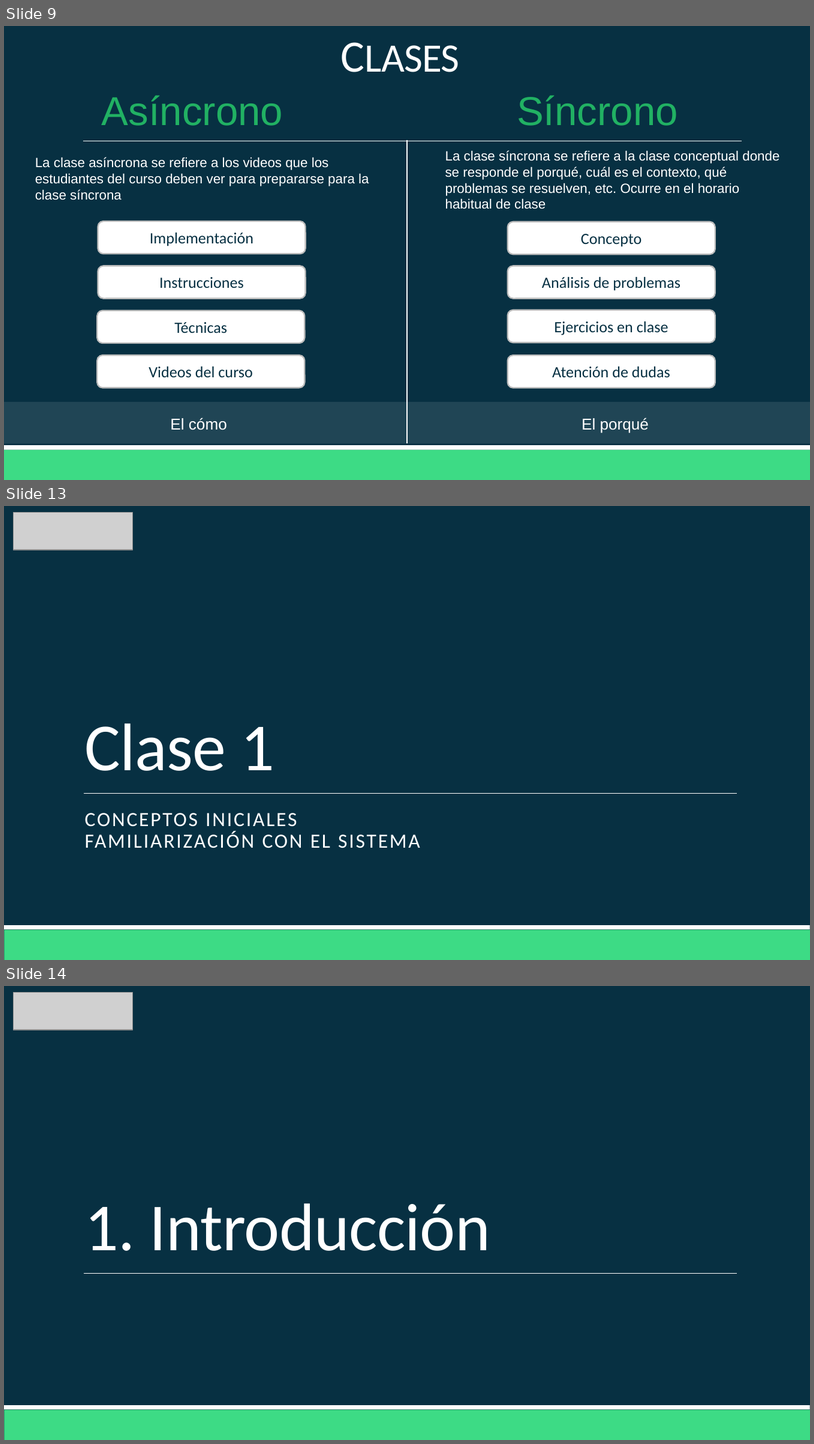
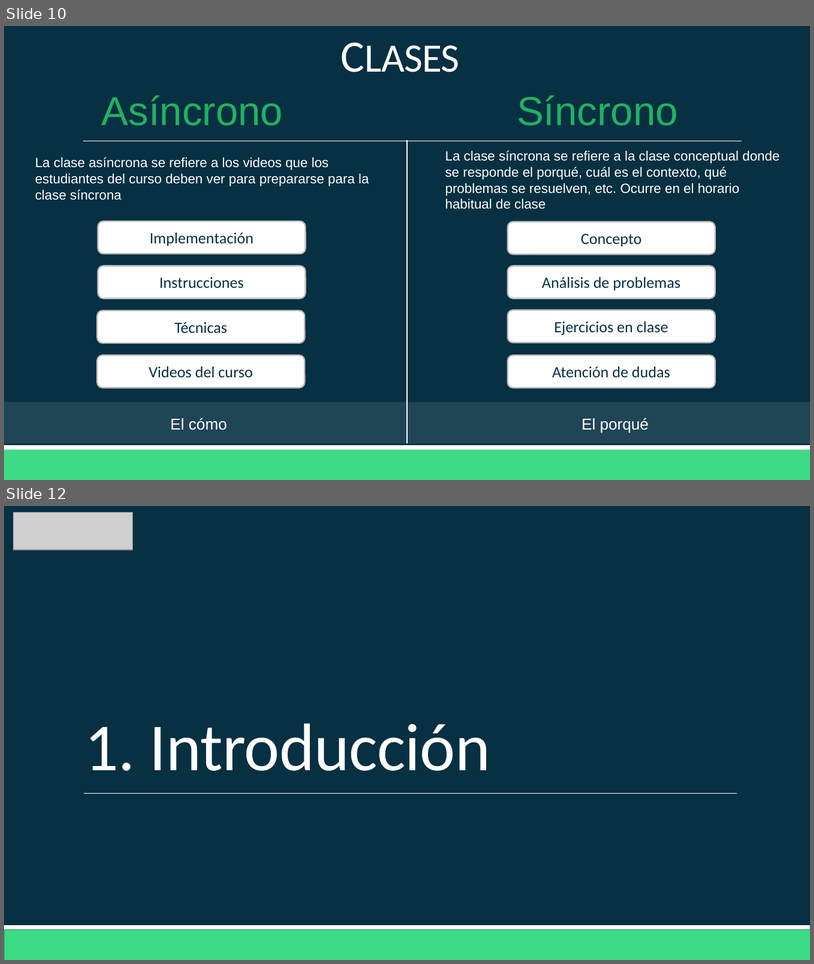
Before and after one commit to Domiciano/AppMoviles212, a slide deck: Semana 1/Clase 1 Curso.pptx. Shown one above the other, each under a label of ours: slides 9, 13 and 14 before the commit, slides 10 and 12 after it; the slides between them are not shown. The pictures are 814x1444 and 814x964 pixels, drawn with LibreOffice and Linux fonts; fonts in the diff are those of the drawing; grey boxes stand for pictures. Boxes give left, top, right and bottom in pixels: in the first picture for what was removed or moved away, otherwise in the second. Text is boxed around its words. In the diff, an @@ line names an element or a change of style, - is before the commit and + after.

```diff
--- a/Semana 1/Clase 1 Curso.pptx
+++ b/Semana 1/Clase 1 Curso.pptx
@@ slide 13 removed at [4,506,810,960], background #073042; not listed: 3 template elements that a slide beside it also shows @@
@@ picture removed at [14,513,133,550] @@
@@ title removed at [84,723,275,771] @@
-Clase 1
@@ subtitle removed at [85,813,420,848] @@
-CONCEPTOS INICIALES
-FAMILIARIZACIÓN CON EL SISTEMA
@@ what was slide 9 is now slide 10 @@
@@ what was slide 14 is now slide 12 @@
```
Also in this commit, not shown: 3 slides changed, 1 slide added, 2 other slides removed, 15 other files.
